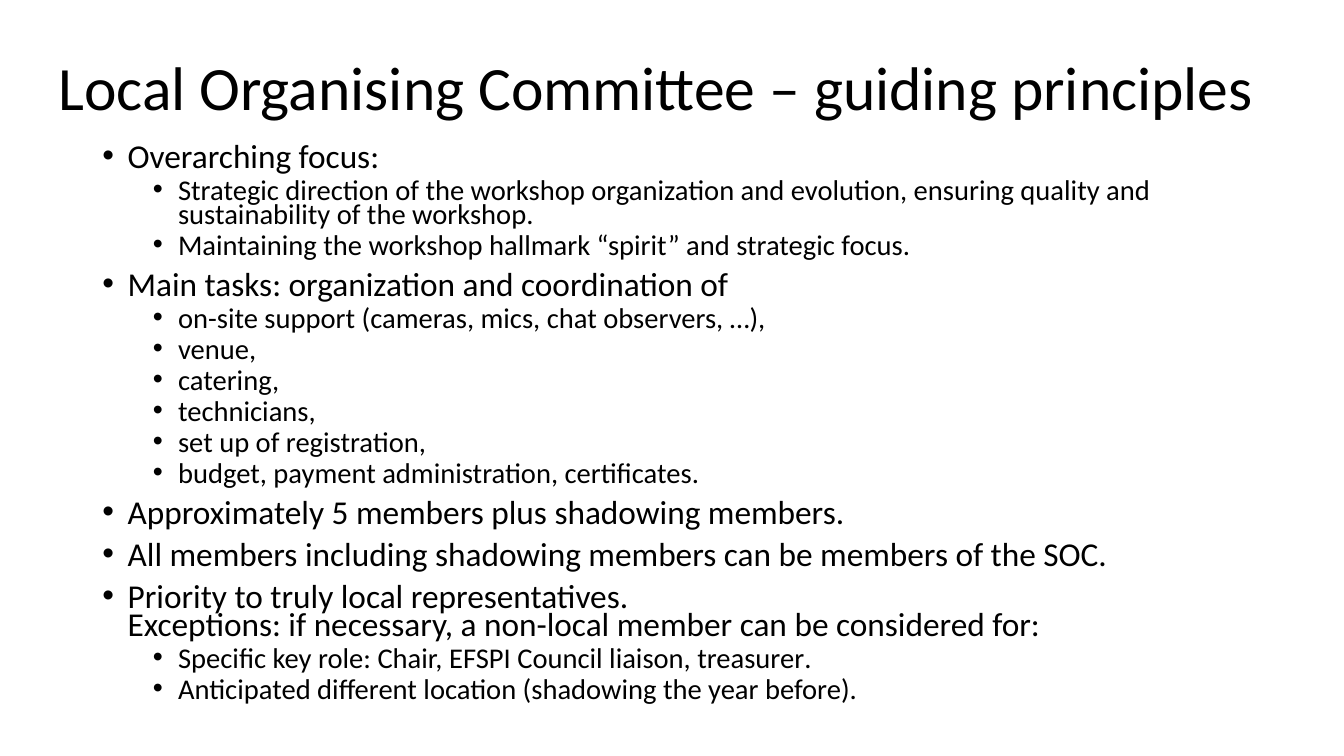
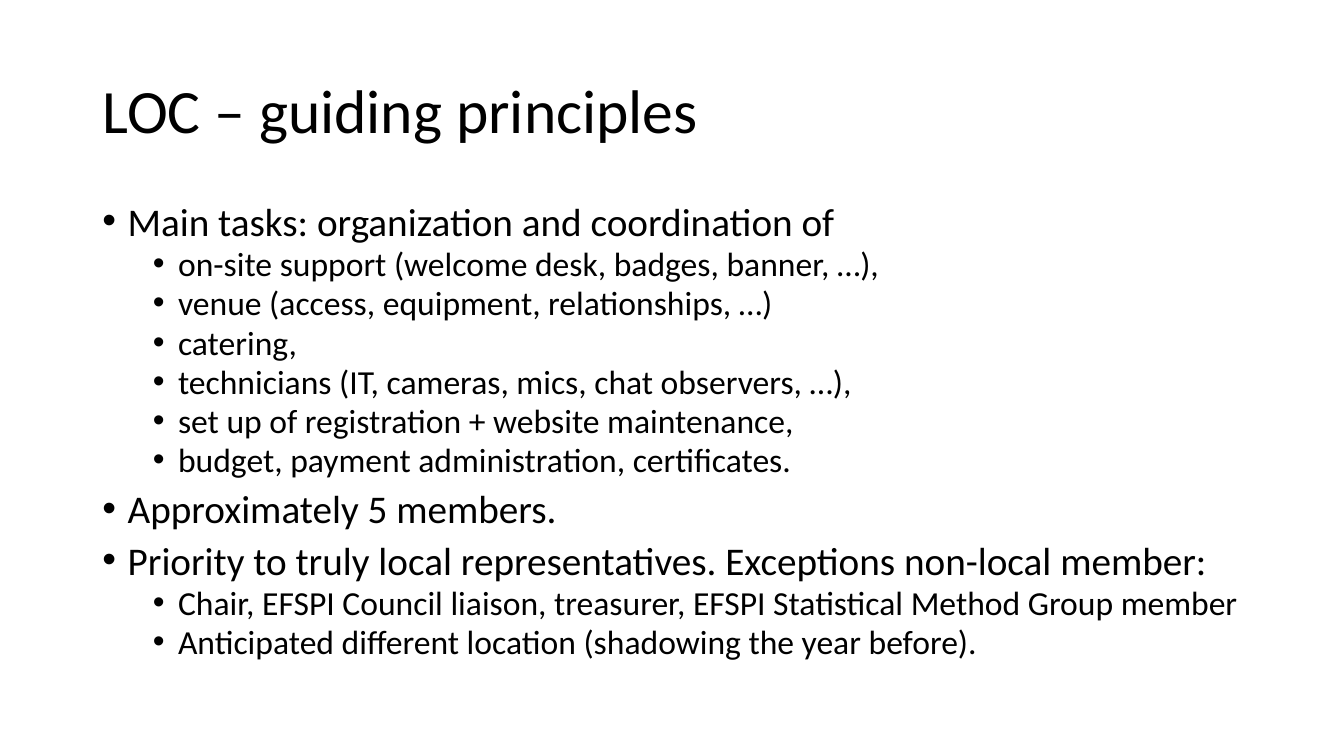
Before and after one commit to efspieurope/workshop, a slide deck: slide 7 of data/EFSPI_Workshop_Principles_SciCom.pptx (slide 5 before the commit). Drawn at 1344x756 pixels with LibreOffice and Linux fonts; fonts in the diff are those of the drawing. Boxes give left, top, right and bottom in pixels: in the first picture for what was removed or moved away, otherwise in the second. Text is boxed around its words. In the diff, an @@ line names an element or a change of style, - is before the commit and + after.

```diff
--- a/data/EFSPI_Workshop_Principles_SciCom.pptx
+++ b/data/EFSPI_Workshop_Principles_SciCom.pptx
@@ title at bbox=[102, 90, 697, 144]: text changed @@
-Local Organising Committee – guiding principles
+LOC – guiding principles
@@ text at bbox=[128, 145, 1150, 260]: paragraphs removed @@
-• Overarching focus:
-  • Strategic direction of the workshop organization and evolution, ensuring quality and sustainability of the workshop.
-  • Maintaining the workshop hallmark “spirit” and strategic focus.
@@ text "Main tasks: organization and coordination ...": place and size @@
-text "Main tasks: organization and coordination ..." at bbox=[128, 145, 1150, 704]
+text "Main tasks: organization and coordination ..." at bbox=[128, 208, 1237, 660]
@@ text at bbox=[128, 208, 977, 660]: size 23.8 to 28 pt in "Main tasks: organization and coordination of"; size 20.4 to 24 pt in "catering,", "budget, payment administration, certificates.", "Anticipated different location (shadowing the year before)."; line spacing 0.7 to 0.8 @@
@@ text at bbox=[178, 251, 830, 321]: text changed; size 20.4 to 24 pt @@
-  • on-site support (cameras, mics, chat observers, …),
-  • venue,
+  • on-site support (welcome desk, badges, banner, …),
+  • venue (access, equipment, relationships, …)
@@ text at bbox=[178, 369, 802, 439]: text changed; size 20.4 to 24 pt @@
-  • technicians,
-  • set up of registration,
+  • technicians (IT, cameras, mics, chat observers, …),
+  • set up of registration + website maintenance,
@@ text at bbox=[128, 495, 1237, 621]: text changed; size 23.8 to 28 pt @@
-• Approximately 5 members plus shadowing members.
-• All members including shadowing members can be members of the SOC.
-• Priority to truly local representatives.
-  Exceptions: if necessary, a non-local member can be considered for:
-  • Specific key role: Chair, EFSPI Council liaison, treasurer.
+• Approximately 5 members.
+• Priority to truly local representatives. Exceptions non-local member:
+  • Chair, EFSPI Council liaison, treasurer, EFSPI Statistical Method Group member
```
Also in this commit, not shown: 5 other slides changed, 9 slides added, 1 slide removed, 5 other files.
